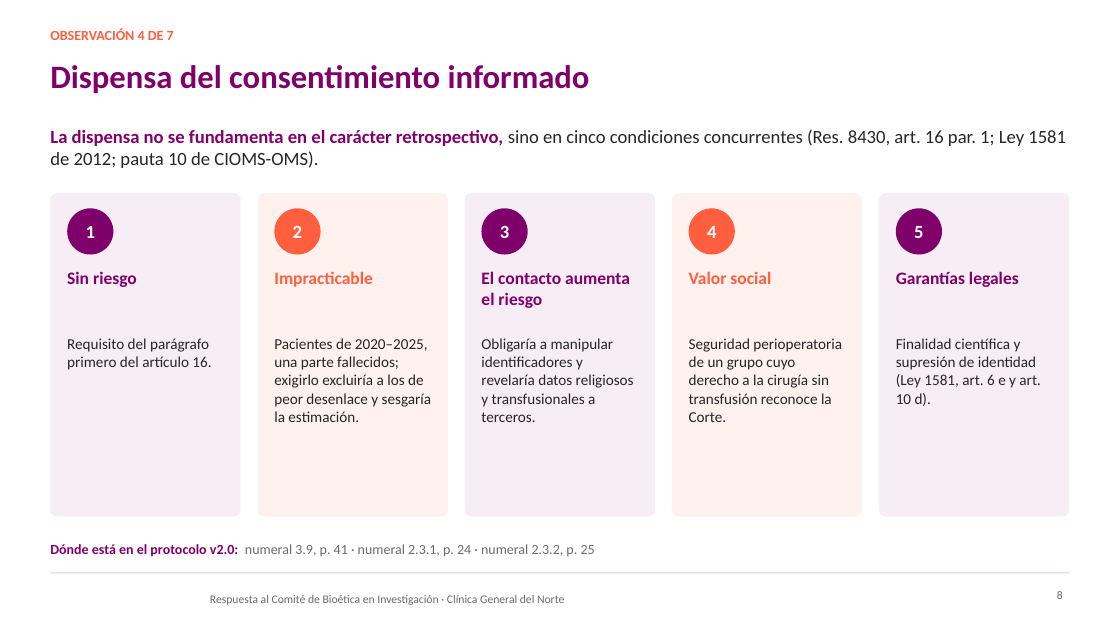
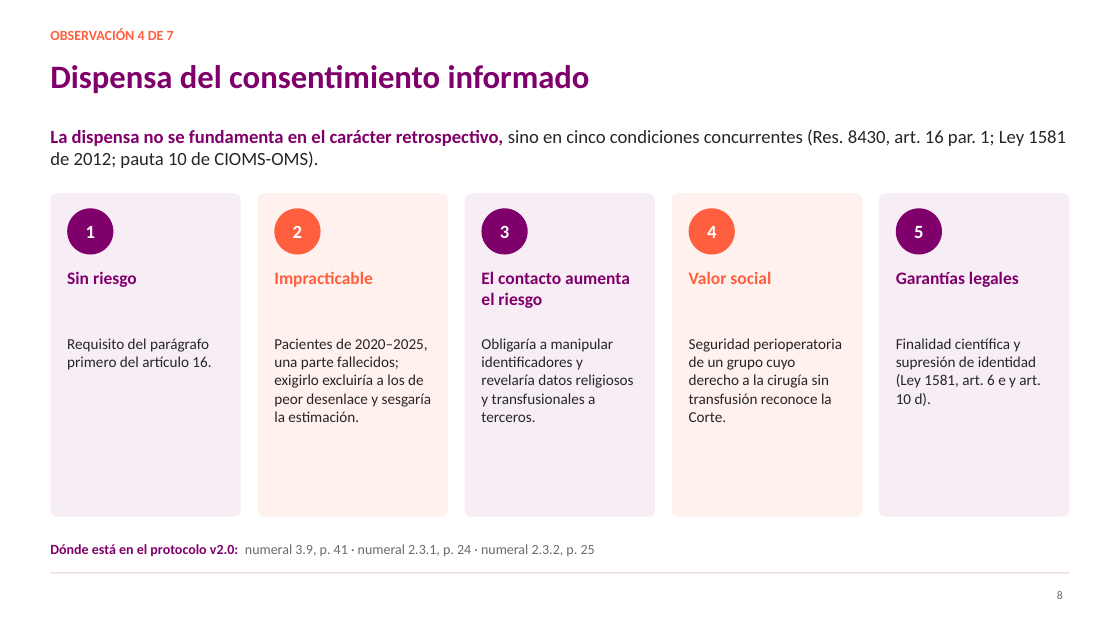
Before and after one commit to nestor120512/nes, a slide deck: slide 8 of comite_etica_CGN/Exposicion_respuesta_Comite.pptx. Drawn at 1120x630 pixels with LibreOffice and Linux fonts; fonts in the diff are those of the drawing; background and template pictures are left out. Boxes give left, top, right and bottom in pixels: in the first picture for what was removed or moved away, otherwise in the second. Text is boxed around its words. In the diff, an @@ line names an element or a change of style, - is before the commit and + after.

```diff
--- a/comite_etica_CGN/Exposicion_respuesta_Comite.pptx
+++ b/comite_etica_CGN/Exposicion_respuesta_Comite.pptx
@@ text removed at (210,595,564,605) @@
-Respuesta al Comité de Bioética en Investigación · Clínica General del Norte
```
Also in this commit, not shown: 11 other slides changed, 1 other file.
